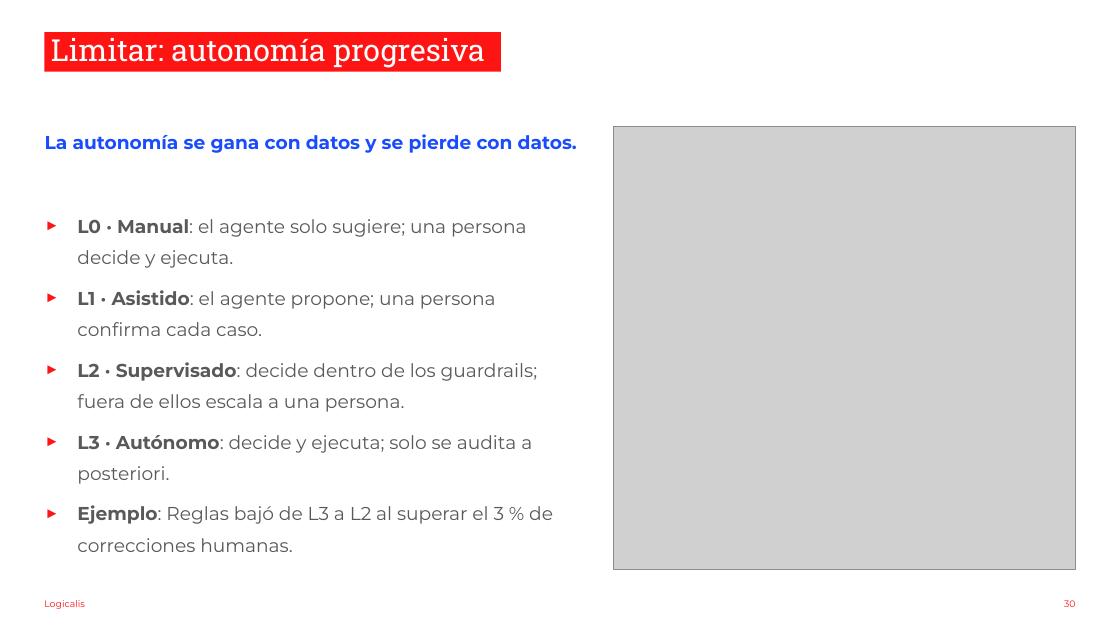
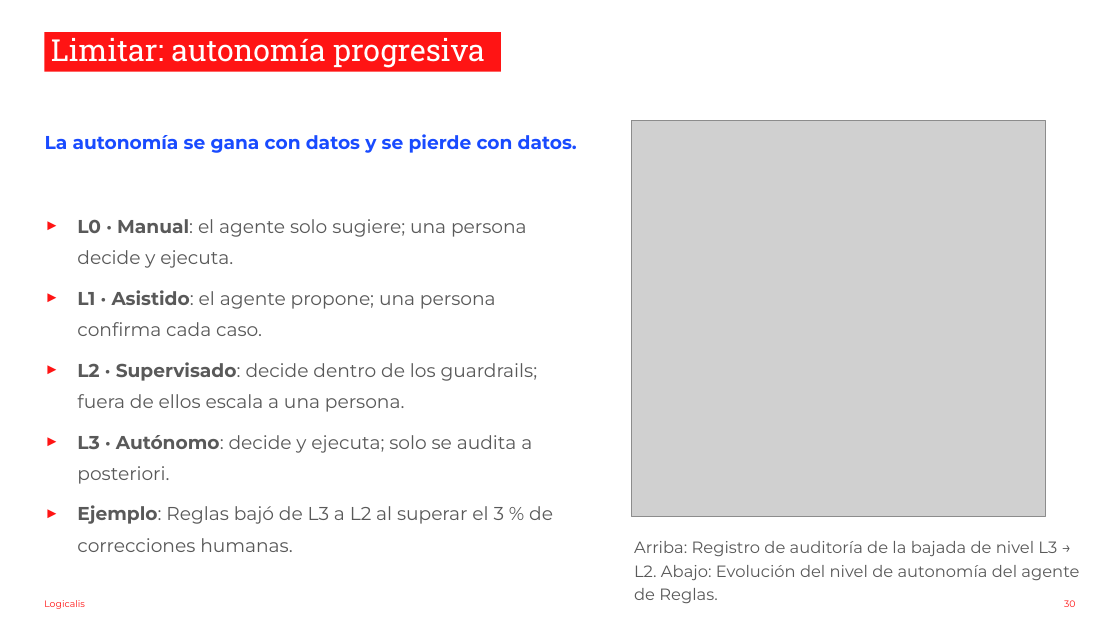
Before and after one commit to nachoenjuto/fnol-triage-v2, a slide deck: slide 30 of _docs/slides-observabilidad.pptx. Drawn at 1120x630 pixels with LibreOffice and Linux fonts; fonts in the diff are those of the drawing; grey boxes stand for pictures; background and template pictures are left out. Boxes give left, top, right and bottom in pixels: in the first picture for what was removed or moved away, otherwise in the second. Text is boxed around its words. In the diff, an @@ line names an element or a change of style, - is before the commit and + after.

```diff
--- a/_docs/slides-observabilidad.pptx
+++ b/_docs/slides-observabilidad.pptx
@@ picture: place and size @@
-picture at (613,126,1075,569)
+picture at (632,120,1046,517)
@@ text added at (634,541,1079,580), 14 pt, text #595959 @@
+Arriba: Registro de auditoría de la bajada de nivel L3 → L2. Abajo: Evolución del nivel de autonomía del agente de Reglas.
```
Also in this commit, not shown: 18 other slides changed, 20 slides added, 20 slides removed, 3 other files.
